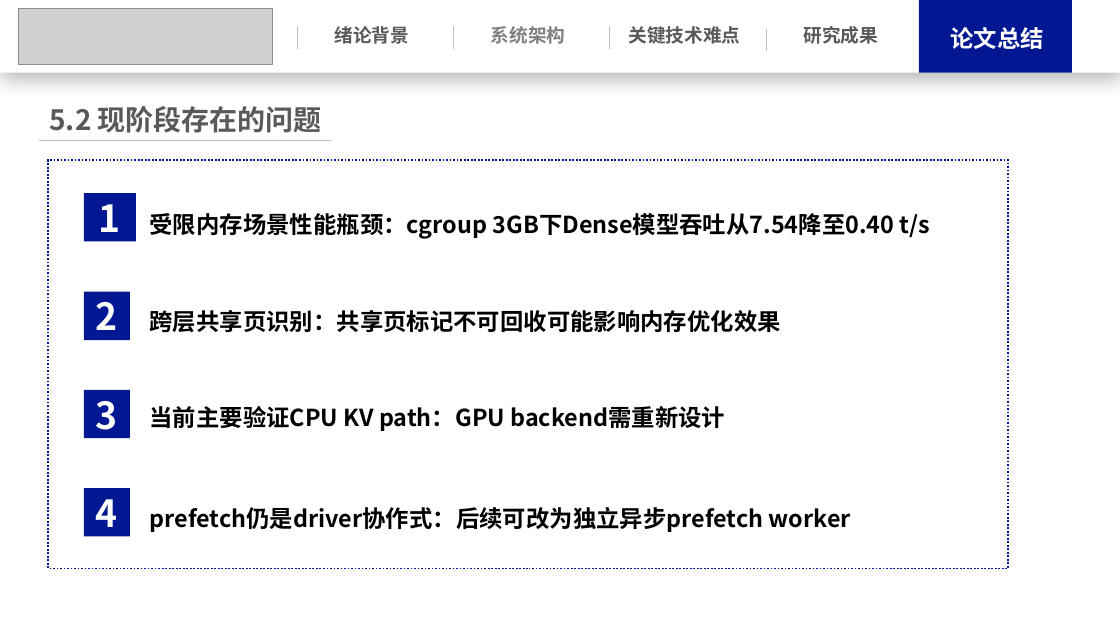
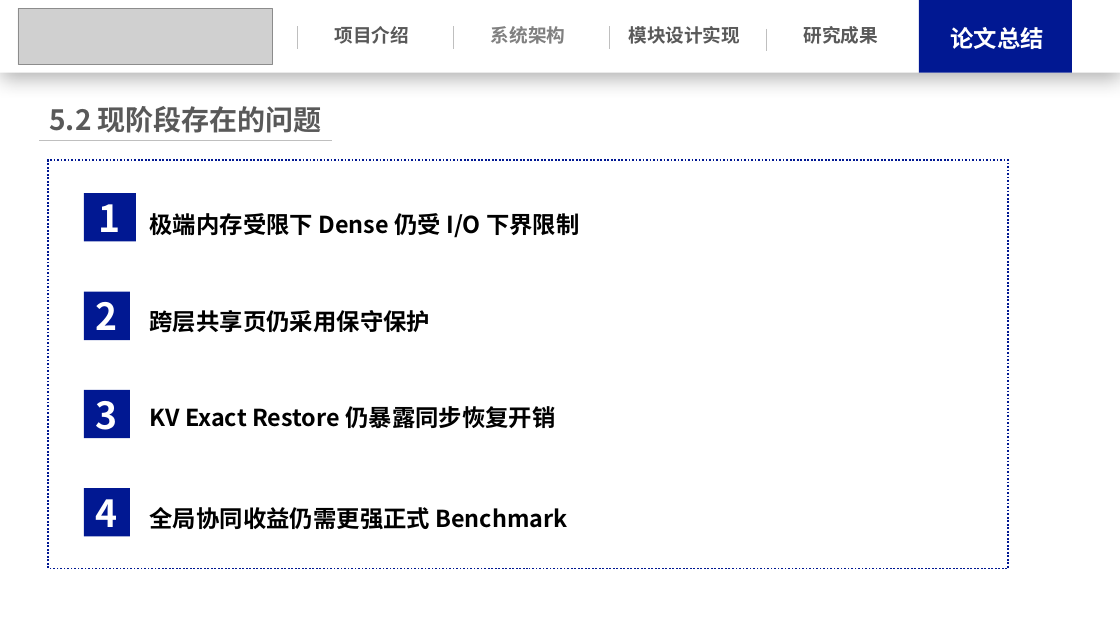
Before and after one commit to Leslie-1341/llama.cpp, a slide deck: slide 37 of docs/操作系统功能赛.pptx (slide 35 before the commit). Drawn at 1120x630 pixels with LibreOffice and Linux fonts; fonts in the diff are those of the drawing; grey boxes stand for pictures. Boxes give left, top, right and bottom in pixels: in the first picture for what was removed or moved away, otherwise in the second. Text is boxed around its words. In the diff, an @@ line names an element or a change of style, - is before the commit and + after.

```diff
--- a/docs/操作系统功能赛.pptx
+++ b/docs/操作系统功能赛.pptx
@@ text at (x1=335, y1=26, x2=409, y2=44): text changed @@
-绪论背景
+项目介绍
@@ text at (x1=629, y1=26, x2=741, y2=44): text changed @@
-关键技术难点
+模块设计实现
@@ text at (x1=150, y1=213, x2=579, y2=238): text changed @@
-受限内存场景性能瓶颈：cgroup 3GB下Dense模型吞吐从7.54降至0.40 t/s
+极端内存受限下 Dense 仍受 I/O 下界限制
@@ text at (x1=150, y1=310, x2=431, y2=333): text changed @@
-跨层共享页识别：共享页标记不可回收可能影响内存优化效果
+跨层共享页仍采用保守保护
@@ text at (x1=150, y1=406, x2=555, y2=428): text changed @@
-当前主要验证CPU KV path：GPU backend需重新设计
+KV Exact Restore 仍暴露同步恢复开销
@@ text at (x1=150, y1=507, x2=568, y2=529): text changed @@
-prefetch仍是driver协作式：后续可改为独立异步prefetch worker
+全局协同收益仍需更强正式 Benchmark
```
Also in this commit, not shown: 22 other slides changed, 7 slides added, 5 slides removed, 30 other files.
